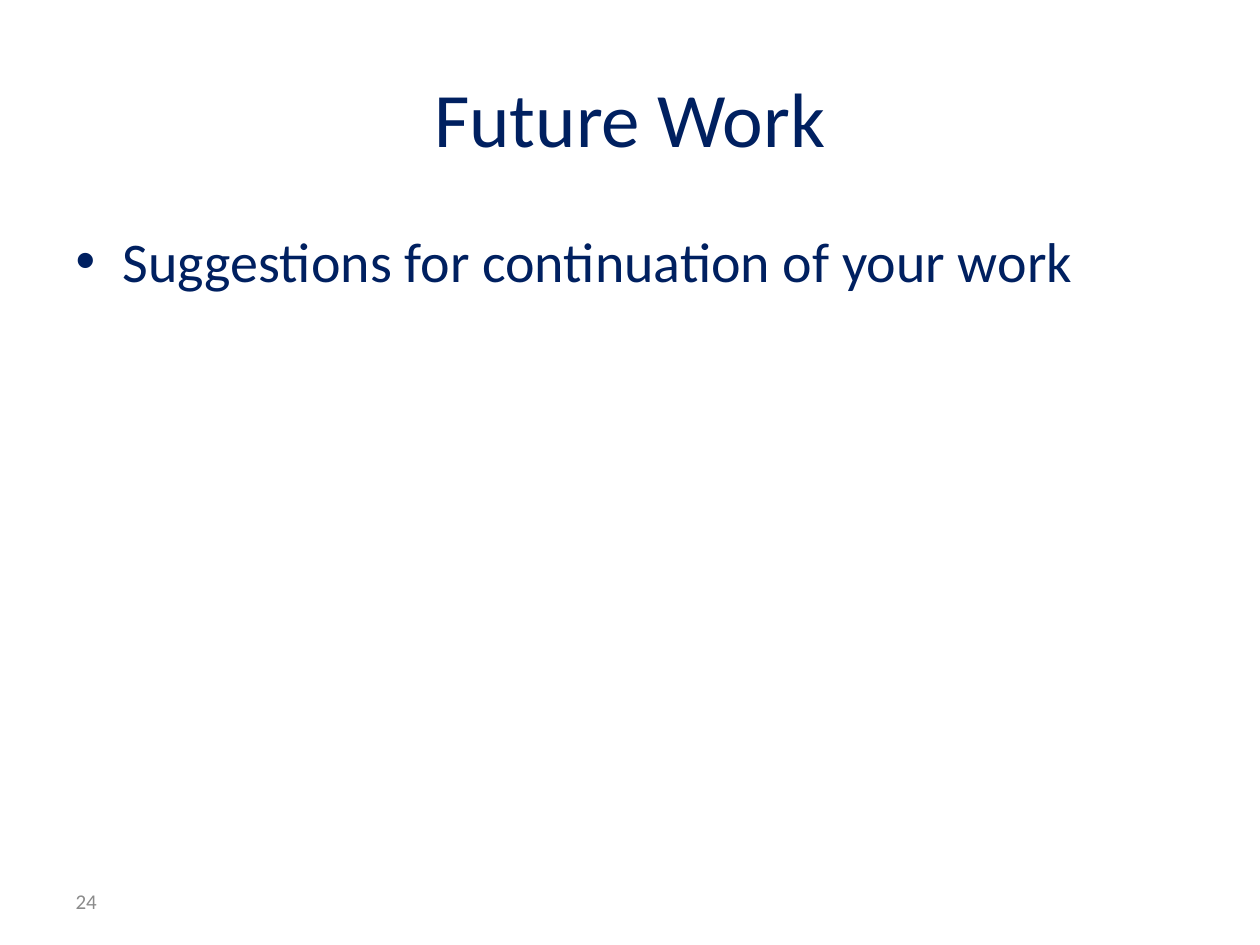
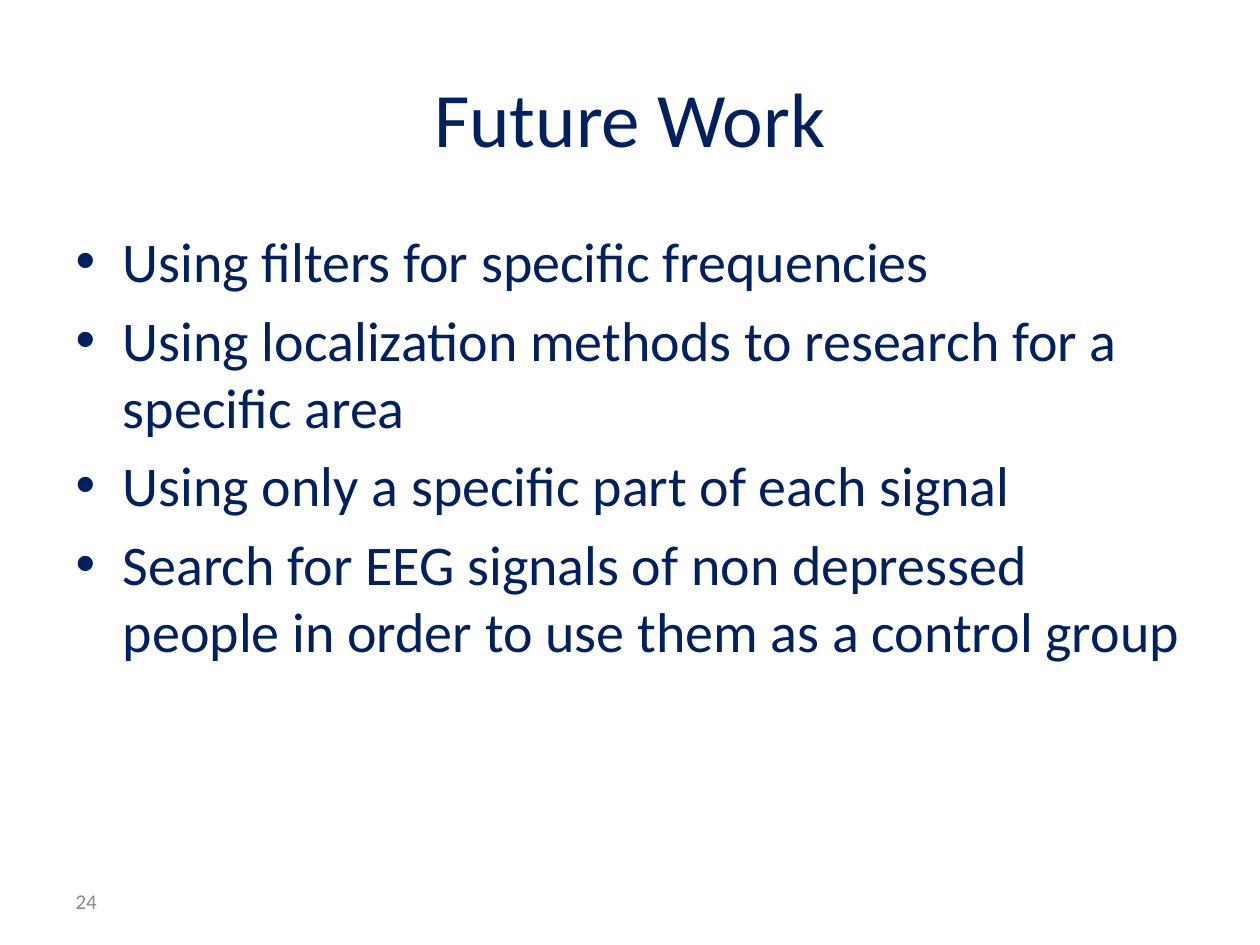
Before and after one commit to reggevlivney/BrainSway, a slide deck: slide 24 of Project_Midterm_Presentation.pptx. Drawn at 1260x945 pixels with LibreOffice and Linux fonts; fonts in the diff are those of the drawing; background and template pictures are left out. Boxes give left, top, right and bottom in pixels: in the first picture for what was removed or moved away, otherwise in the second. Text is boxed around its words. In the diff, an @@ line names an element or a change of style, - is before the commit and + after.

```diff
--- a/Project_Midterm_Presentation.pptx
+++ b/Project_Midterm_Presentation.pptx
@@ text at <box>123,243,1179,662</box>: text changed @@
-• Suggestions for continuation of your work
+• Using filters for specific frequencies
+• Using localization methods to research for a specific area
+• Using only a specific part of each signal
+• Search for EEG signals of non depressed people in order to use them as a control group
```
Also in this commit, not shown: 13 other slides changed, 2 slides added, 3 slides removed.
